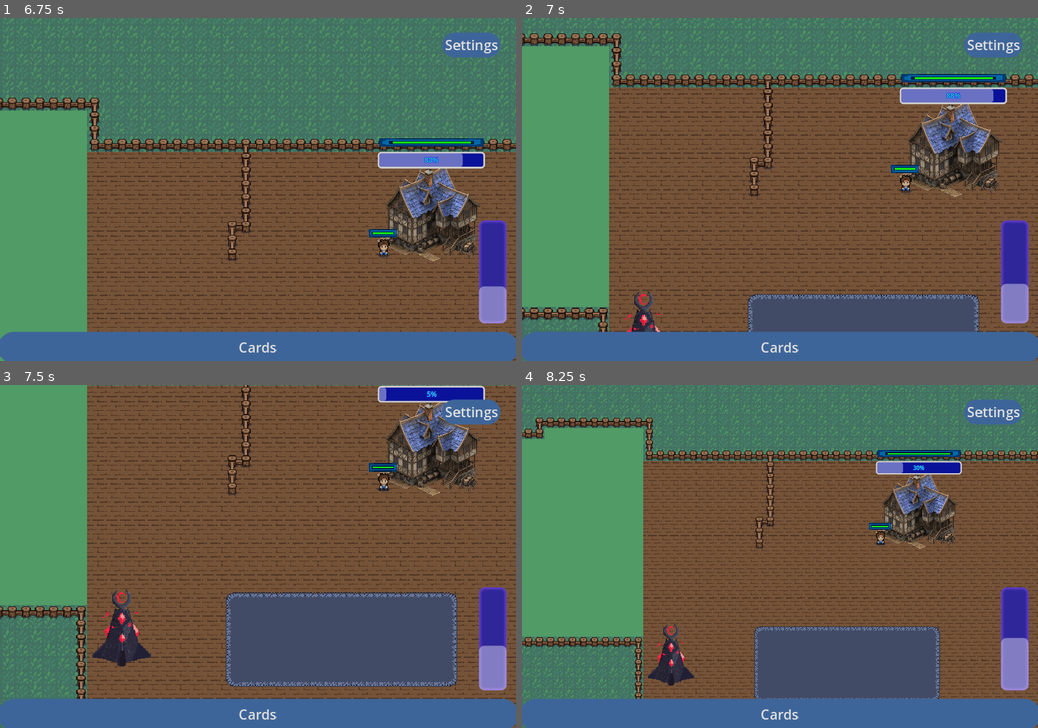
Above: before the commit, frames 1-4 (two rows, left to right).
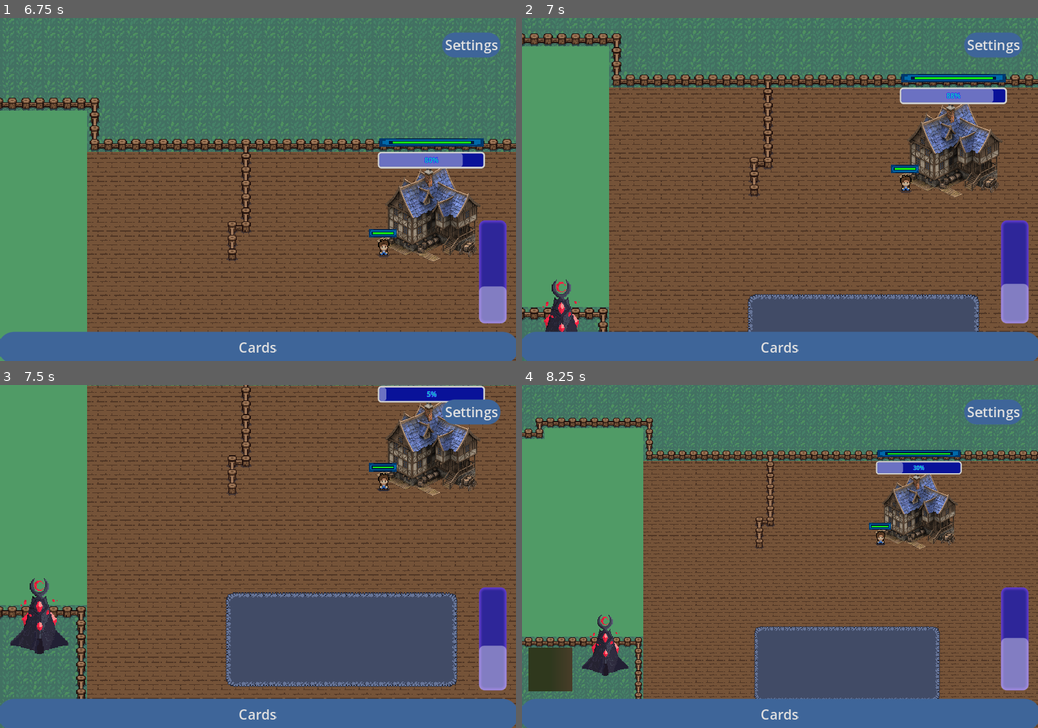
Above: after the commit, the same moments.

Repository: SiTOTG/KingVsKing
Game: Godot game, scene res://main_menu/main_menu.tscn
The game is run twice, just before and just after one commit, with the same random seed, the same clock (stepped at 60 frames per second) and the same inputs.
Inputs (mouse positions are in pixels of both pictures, inside the frame that each line leads up to):
- Up to frame 1 (6.75 s): tap Enter at 0.5 s; move the mouse to (371, 172) at 0.52 s; hold Right (ui_right) 0.53-1.25 s; tap Middle mouse button (drag) at 0.6, 6.6 s; click (371, 172) at 0.67 s; click "Start" at 1.25 s; drag from (154, 206) to (433, 264) at 2.02 s; click "Cards" at 2.75 s; move the mouse to (309, 114) at 3.52 s; hold Right (ui_right) 3.53-4.25 s; tap Mouse wheel down (zoom_out_slow) at 3.6 s; click (309, 114) at 3.67 s; drag from (232, 258) to (103, 138) at 4.27 s; move the mouse to (412, 240) at 5.02 s; hold Left (ui_left) 5.03-5.75 s; tap Mouse wheel up (zoom_in_slow) at 5.1 s; click (412, 240) at 5.17 s; drag from (103, 138) to (376, 306) at 5.77 s; move the mouse to (283, 189) at 6.52 s; hold Down (ui_down) from 6.53 s (still down); click (283, 189) at 6.67 s
- Up to frame 2 (7 s): keep holding Down (ui_down)
- Up to frame 3 (7.5 s): release Down (ui_down) at 7.25 s; drag from (180, 470) to (381, 491) at 7.27 s
- Up to frame 4 (8.25 s): move the mouse to (893, 539) at 8.02 s; hold Up (ui_up) from 8.03 s (still down); tap Mouse wheel down (zoom_out_slow) at 8.1 s; click (893, 539) at 8.17 s

Frame 1 is identical in both runs. In frame 2, 1.0% of the frame differs, in the area x 4-28%, y 76-92%; in frame 3, 2.2%; in frame 4, 2.5%, in the area x 1-34%, y 66-90%.
Error before the commit: Invalid call. Nonexistent function 'get_mesh' in base 'NavigationPolygon'. (res://world/world.gd:21)
Error after the commit: Invalid call. Nonexistent function 'get_next_location' in base 'NavigationAgent2D'. (res://creatures/creature.gd:67)

Commit message:
Add separation of towers and previews

Diff:
--- a/player/cards/card.gd
+++ b/player/cards/card.gd
@@ -5,7 +5,8 @@
 @export var hud_normal: Texture2D
 @export var hud_select: Texture2D
 @export_group("Mouse follow icons")
-@export var mouse_build: Texture2D
+@export var mouse_spawner: Texture2D
+@export var mouse_tower: Texture2D
 @export var mouse_empty: Texture2D
 @export var mouse_cast: Texture2D
 @export var mouse_upgrade: Texture2D
@@ -58,6 +59,7 @@
 func update_ctx():
 	var new_ctx
 	if active:
+		# Decide on the context
 		if hovering_tiles:
 			calculate_spawner_size()
 			new_ctx = SPAWNER
--- a/player/cards/placeholder_card.tres
+++ b/player/cards/placeholder_card.tres
@@ -1,16 +1,14 @@
-[gd_resource type="Resource" load_steps=6 format=3 uid="uid://ddebe0gk76ugu"]
+[gd_resource type="Resource" load_steps=5 format=3 uid="uid://ddebe0gk76ugu"]
 
 [ext_resource type="Texture2D" uid="uid://cpvhr8ji6tuvm" path="res://assets/placeholder/CardPlaceholder1.jpg" id="1_g7mx8"]
 [ext_resource type="Script" path="res://player/cards/card.gd" id="1_rf1ya"]
 [ext_resource type="Texture2D" uid="uid://b8seri4nvbc8s" path="res://assets/placeholder/CardPlaceholder2.jpg" id="2_6f1kc"]
 [ext_resource type="Texture2D" uid="uid://huaw01fnc003" path="res://assets/placeholder/CardPlaceholder3.jpg" id="3_4tcfl"]
-[ext_resource type="Texture2D" uid="uid://c3bjjubcocilf" path="res://assets/placeholder/sprites/medieval-tavern_10000.png" id="3_56kvu"]
 
 [resource]
 script = ExtResource("1_rf1ya")
 hud_normal = ExtResource("1_g7mx8")
 hud_select = ExtResource("2_6f1kc")
-mouse_build = ExtResource("3_56kvu")
 mouse_empty = ExtResource("3_4tcfl")
 title = "Placeholder"
 spawner_scene = "res://player/footman_spawner.tscn"
--- a/player/tower/tower.tscn
+++ b/player/tower/tower.tscn
@@ -1,63 +1,11 @@
-[gd_scene load_steps=18 format=3 uid="uid://cjy5jplt1c6bx"]
+[gd_scene load_steps=6 format=3 uid="uid://ca46u8v1wkatd"]
 
 [ext_resource type="Script" path="res://player/tower/tower.gd" id="1_emqql"]
-[ext_resource type="Texture2D" uid="uid://devvfw2vsa653" path="res://assets/placeholder/RedMoonTower_free_idle_animation..png" id="2_fcijh"]
+[ext_resource type="PackedScene" uid="uid://u7jg1guhlli3" path="res://player/tower/tower_preview.tscn" id="2_vtntc"]
 
 [sub_resource type="Curve" id="Curve_r3cq6"]
 _data = [Vector2(0.00221239, 0.0090909), 0.0, 6.84848, 0, 0, Vector2(0.314159, 0.990909), -0.308182, -0.308182, 0, 0, Vector2(0.993363, 0), -1.68578, 0.0, 0, 0]
 point_count = 3
-
-[sub_resource type="AtlasTexture" id="AtlasTexture_uq0tl"]
-atlas = ExtResource("2_fcijh")
-region = Rect2(0, 0, 100, 140)
-
-[sub_resource type="AtlasTexture" id="AtlasTexture_531rn"]
-atlas = ExtResource("2_fcijh")
-region = Rect2(100, 0, 100, 140)
-
-[sub_resource type="AtlasTexture" id="AtlasTexture_5h0oq"]
-atlas = ExtResource("2_fcijh")
-region = Rect2(200, 0, 100, 140)
-
-[sub_resource type="AtlasTexture" id="AtlasTexture_iby7g"]
-atlas = ExtResource("2_fcijh")
-region = Rect2(300, 0, 100, 140)
-
-[sub_resource type="AtlasTexture" id="AtlasTexture_rgwnd"]
-atlas = ExtResource("2_fcijh")
-region = Rect2(400, 0, 100, 140)
-
-[sub_resource type="AtlasTexture" id="AtlasTexture_guqul"]
-atlas = ExtResource("2_fcijh")
-region = Rect2(500, 0, 100, 140)
-
-[sub_resource type="AtlasTexture" id="AtlasTexture_4xe7q"]
-atlas = ExtResource("2_fcijh")
-region = Rect2(600, 0, 100, 140)
-
-[sub_resource type="AtlasTexture" id="AtlasTexture_j40jo"]
-atlas = ExtResource("2_fcijh")
-region = Rect2(700, 0, 100, 140)
-
-[sub_resource type="AtlasTexture" id="AtlasTexture_jfe22"]
-atlas = ExtResource("2_fcijh")
-region = Rect2(800, 0, 100, 140)
-
-[sub_resource type="AtlasTexture" id="AtlasTexture_xhqxi"]
-atlas = ExtResource("2_fcijh")
-region = Rect2(900, 0, 100, 140)
-
-[sub_resource type="AtlasTexture" id="AtlasTexture_32e3o"]
-atlas = ExtResource("2_fcijh")
-region = Rect2(1000, 0, 100, 140)
-
-[sub_resource type="SpriteFrames" id="SpriteFrames_jhrme"]
-animations = [{
-"frames": [SubResource("AtlasTexture_uq0tl"), SubResource("AtlasTexture_531rn"), SubResource("AtlasTexture_5h0oq"), SubResource("AtlasTexture_iby7g"), SubResource("AtlasTexture_rgwnd"), SubResource("AtlasTexture_guqul"), SubResource("AtlasTexture_4xe7q"), SubResource("AtlasTexture_j40jo"), SubResource("AtlasTexture_jfe22"), SubResource("AtlasTexture_xhqxi"), SubResource("AtlasTexture_32e3o")],
-"loop": true,
-"name": &"default",
-"speed": 5.0
-}]
 
 [sub_resource type="CircleShape2D" id="CircleShape2D_osj0w"]
 radius = 16.0
@@ -69,10 +17,7 @@
 script = ExtResource("1_emqql")
 curve = SubResource("Curve_r3cq6")
 
-[node name="AnimatedSprite2D" type="AnimatedSprite2D" parent="."]
-position = Vector2(0, -48)
-frames = SubResource("SpriteFrames_jhrme")
-playing = true
+[node name="TowerSprite" parent="." instance=ExtResource("2_vtntc")]
 
 [node name="CollisionShape2D" type="CollisionShape2D" parent="."]
 shape = SubResource("CircleShape2D_osj0w")
--- /dev/null
+++ b/player/tower/tower_preview.tscn
@@ -0,0 +1,60 @@
+[gd_scene load_steps=14 format=3 uid="uid://u7jg1guhlli3"]
+
+[ext_resource type="Texture2D" uid="uid://devvfw2vsa653" path="res://assets/placeholder/RedMoonTower_free_idle_animation..png" id="1_bkxs1"]
+
+[sub_resource type="AtlasTexture" id="AtlasTexture_uq0tl"]
+atlas = ExtResource("1_bkxs1")
+region = Rect2(0, 0, 100, 140)
+
+[sub_resource type="AtlasTexture" id="AtlasTexture_531rn"]
+atlas = ExtResource("1_bkxs1")
+region = Rect2(100, 0, 100, 140)
+
+[sub_resource type="AtlasTexture" id="AtlasTexture_5h0oq"]
+atlas = ExtResource("1_bkxs1")
+region = Rect2(200, 0, 100, 140)
+
+[sub_resource type="AtlasTexture" id="AtlasTexture_iby7g"]
+atlas = ExtResource("1_bkxs1")
+region = Rect2(300, 0, 100, 140)
+
+[sub_resource type="AtlasTexture" id="AtlasTexture_rgwnd"]
+atlas = ExtResource("1_bkxs1")
+region = Rect2(400, 0, 100, 140)
+
+[sub_resource type="AtlasTexture" id="AtlasTexture_guqul"]
+atlas = ExtResource("1_bkxs1")
+region = Rect2(500, 0, 100, 140)
+
+[sub_resource type="AtlasTexture" id="AtlasTexture_4xe7q"]
+atlas = ExtResource("1_bkxs1")
+region = Rect2(600, 0, 100, 140)
+
+[sub_resource type="AtlasTexture" id="AtlasTexture_j40jo"]
+atlas = ExtResource("1_bkxs1")
+region = Rect2(700, 0, 100, 140)
+
+[sub_resource type="AtlasTexture" id="AtlasTexture_jfe22"]
+atlas = ExtResource("1_bkxs1")
+region = Rect2(800, 0, 100, 140)
+
+[sub_resource type="AtlasTexture" id="AtlasTexture_xhqxi"]
+atlas = ExtResource("1_bkxs1")
+region = Rect2(900, 0, 100, 140)
+
+[sub_resource type="AtlasTexture" id="AtlasTexture_32e3o"]
+atlas = ExtResource("1_bkxs1")
+region = Rect2(1000, 0, 100, 140)
+
+[sub_resource type="SpriteFrames" id="SpriteFrames_jhrme"]
+animations = [{
+"frames": [SubResource("AtlasTexture_uq0tl"), SubResource("AtlasTexture_531rn"), SubResource("AtlasTexture_5h0oq"), SubResource("AtlasTexture_iby7g"), SubResource("AtlasTexture_rgwnd"), SubResource("AtlasTexture_guqul"), SubResource("AtlasTexture_4xe7q"), SubResource("AtlasTexture_j40jo"), SubResource("AtlasTexture_jfe22"), SubResource("AtlasTexture_xhqxi"), SubResource("AtlasTexture_32e3o")],
+"loop": true,
+"name": &"default",
+"speed": 5.0
+}]
+
+[node name="TowerSprite" type="AnimatedSprite2D"]
+position = Vector2(0, -48)
+frames = SubResource("SpriteFrames_jhrme")
+playing = true
--- /dev/null
+++ b/player/tower/tower_slot.gd
@@ -0,0 +1,23 @@
+extends Area2D
+
+var card: Card
+
+# Called when the node enters the scene tree for the first time.
+func _ready():
+	Events.start_card_activation_event.connect(_show_tower)
+	Events.finish_card_activation_event.connect(_hide_tower)
+
+func _show_tower(card: Card):
+	print("Show card")
+	self.card = card
+
+	$VisibleTower.texture = card.mouse_tower
+	$VisibleTower.show()
+
+func _hide_tower():
+	self.card = null
+	$VisibleTower.hide()
+
+# Called every frame. 'delta' is the elapsed time since the previous frame.
+func _process(delta):
+	$CollisionPolygon2D.polygon = $Polygon2D.polygon
--- /dev/null
+++ b/player/tower/tower_slot.tscn
@@ -0,0 +1,24 @@
+[gd_scene load_steps=4 format=3 uid="uid://caneigmsa7iin"]
+
+[ext_resource type="Script" path="res://player/tower/tower_slot.gd" id="1_ytctg"]
+
+[sub_resource type="Gradient" id="Gradient_3436u"]
+offsets = PackedFloat32Array(0, 0.984887)
+colors = PackedColorArray(0.184314, 0.219608, 0.117647, 1, 0.984887, 0.37766, 0.466175, 1)
+
+[sub_resource type="GradientTexture1D" id="GradientTexture1D_16cje"]
+gradient = SubResource("Gradient_3436u")
+
+[node name="TowerSlot" type="Area2D"]
+collision_layer = 0
+collision_mask = 0
+script = ExtResource("1_ytctg")
+
+[node name="Polygon2D" type="Polygon2D" parent="."]
+texture = SubResource("GradientTexture1D_16cje")
+polygon = PackedVector2Array(-32, -32, 32, -32, 32, 32, -32, 32)
+
+[node name="CollisionPolygon2D" type="CollisionPolygon2D" parent="."]
+polygon = PackedVector2Array(-32, -32, 32, -32, 32, 32, -32, 32)
+
+[node name="VisibleTower" type="Sprite2D" parent="."]
--- a/projectiles/projectile.tscn
+++ b/projectiles/projectile.tscn
@@ -84,6 +84,8 @@
 script = ExtResource("1_66qnk")
 
 [node name="AnimatedSprite2D" type="AnimatedSprite2D" parent="."]
+position = Vector2(-8, 0)
+scale = Vector2(0.5, 0.5)
 frames = SubResource("SpriteFrames_skltp")
 animation = &"travel"
 playing = true
--- a/world/world.gd
+++ b/world/world.gd
@@ -17,10 +17,7 @@
 func _ready():
 	Events.start_card_activation_event.connect(func(card: Card): active_card = card)
 	Events.confirm_card_activation_event.connect(_on_card_confirm_activation)
-	var navpoly: NavigationPolygon = navigation_region_2d.navpoly
-	navpoly.get_mesh().agent_radius = 32
 	settings.visibility_changed.connect(_on_settings_visibility_changed)
-
 
 func _process(delta):
 	var building_units: Array[Node] = get_tree().get_nodes_in_group("Building")
--- a/world/world.tscn
+++ b/world/world.tscn
@@ -17,10 +17,11 @@
 [ext_resource type="PackedScene" uid="uid://dmqrb2560hx2h" path="res://world/base.tscn" id="15_om70m"]
 [ext_resource type="Script" path="res://world/game_over_ui.gd" id="15_opoo2"]
 [ext_resource type="Script" path="res://player/building_stats.gd" id="16_3kfl1"]
-[ext_resource type="PackedScene" uid="uid://cjy5jplt1c6bx" path="res://player/tower/tower.tscn" id="16_o3cry"]
+[ext_resource type="PackedScene" uid="uid://ca46u8v1wkatd" path="res://player/tower/tower.tscn" id="16_o3cry"]
 [ext_resource type="Texture2D" uid="uid://cgh2uhiknjo1m" path="res://assets/placeholder/sprites/FlameDemon Evolved.png" id="17_hjoo1"]
 [ext_resource type="PackedScene" uid="uid://cx6j2qyk8kg43" path="res://ui/settings.tscn" id="19_p7ml3"]
 [ext_resource type="PackedScene" uid="uid://ukgcb2xp5abs" path="res://player/tower/patrol_tower.tscn" id="21_ch6ct"]
+[ext_resource type="PackedScene" uid="uid://caneigmsa7iin" path="res://player/tower/tower_slot.tscn" id="22_rui1r"]
 
 [sub_resource type="TileSetAtlasSource" id="TileSetAtlasSource_nujo8"]
 texture = ExtResource("2_b5ipp")
@@ -132,10 +133,13 @@
 visible = false
 tilemap_master = NodePath("../TilemapMaster")
 
+[node name="TowerSlot" parent="." instance=ExtResource("22_rui1r")]
+position = Vector2(-120, 320)
+
 [node name="HeldCard" parent="." instance=ExtResource("13_1776e")]
 
 [node name="NavigationRegion2D" type="NavigationRegion2D" parent="."]
-navpoly = SubResource("NavigationPolygon_hpv21")
+navigation_polygon = SubResource("NavigationPolygon_hpv21")
 metadata/_edit_lock_ = true
 
 [node name="Castle" parent="." instance=ExtResource("15_om70m")]
@@ -163,7 +167,10 @@
 offset_bottom = -24.0
 
 [node name="Tower" parent="." instance=ExtResource("16_o3cry")]
-position = Vector2(56, 326)
+position = Vector2(-40, 312)
+
+[node name="PatrolTower" parent="." instance=ExtResource("21_ch6ct")]
+position = Vector2(-256, 160)
 
 [node name="GameOverUI" type="CanvasLayer" parent="."]
 process_mode = 3
@@ -211,6 +218,7 @@
 [node name="Settings" parent="SettingsUI" instance=ExtResource("19_p7ml3")]
 unique_name_in_owner = true
 visible = false
+metadata/_edit_lock_ = true
 
 [node name="Panel" type="Control" parent="SettingsUI"]
 layout_mode = 3
@@ -220,6 +228,7 @@
 grow_horizontal = 2
 grow_vertical = 2
 mouse_filter = 2
+metadata/_edit_lock_ = true
 
 [node name="MarginContainer" type="MarginContainer" parent="SettingsUI/Panel"]
 anchors_preset = 1
@@ -241,9 +250,6 @@
 size_flags_vertical = 0
 text = "Settings"
 
-[node name="PatrolTower" parent="." instance=ExtResource("21_ch6ct")]
-position = Vector2(-212, 130)
-
 [connection signal="destroyed" from="Castle" to="." method="_on_castle_destroyed"]
 [connection signal="destroyed" from="DemonCommander" to="." method="_on_demon_commander_destroyed"]
 [connection signal="pressed" from="GameOverUI/MarginContainer/PanelContainer/MarginContainer/VBoxContainer/StartButton" to="GameOverUI" method="_on_start_button_pressed"]
Not shown: 1 places in world/world.tscn that only renumber resources
